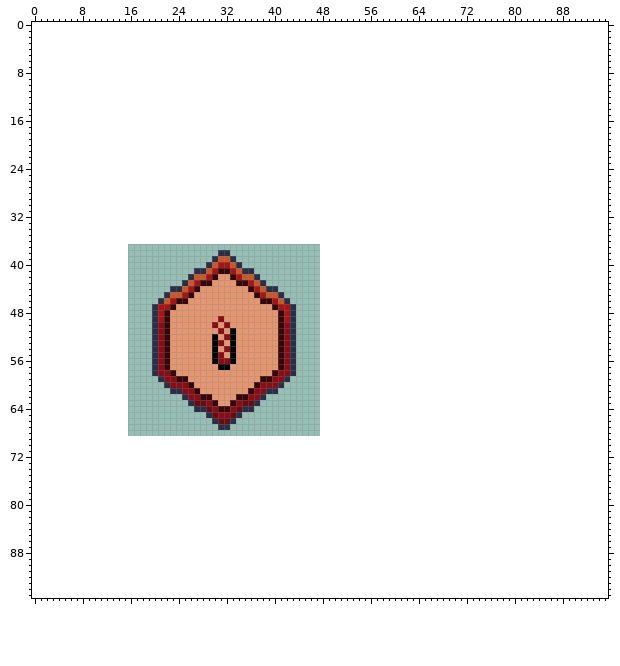
Pixel-art file: Sprites/Buffs/example_upgrade.aseprite. That is the earlier state.
32x32 pixels, 1 frame. The old version is drawn lined up with the new one, on the new canvas.
New version:
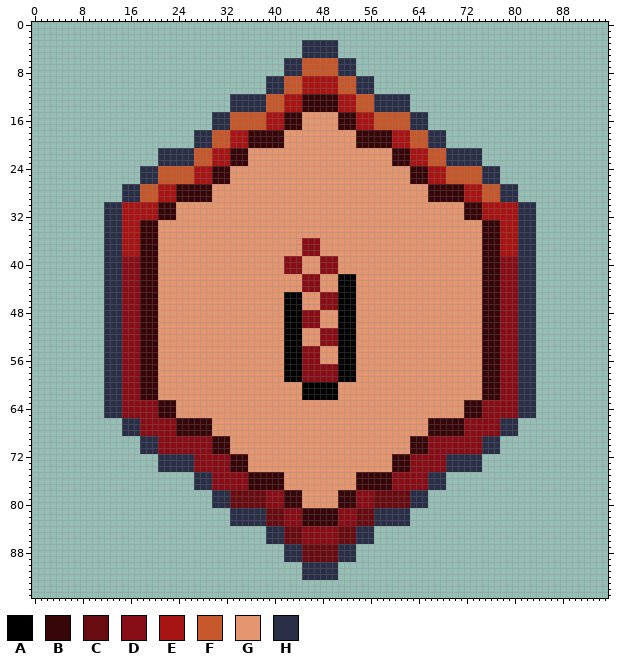
Palette (. is transparent): A #000000  B #360609  C #690c12  D #870e16  E #a61414  F #c7582c  G #e3966f  H #2b2e47
Difference:
canvas 32x32 -> 96x96, the old top-left corner now at 16,37
y 3..5: x 45..50 ...... -> HHHHHH
y 6..8: x 42..53 ............ -> HHHFFFFFFHHH
y 9..11: x 39..56 .................. -> HHHFFFEEEEEEFFFHHH
y 12..14: x 33..62 .............................. -> HHHHHHFFFEEEBBBBBBEEEFFFHHHHHH
y 15..17: x 30..65 .................................... -> HHHFFFFFFEEEBBBGGGGGGBBBEEEFFFFFFHHH
y 18..20: x 27..68 .......................................... -> HHHFFFEEEBBBBBBGGGGGGGGGGGGBBBBBBEEEFFFHHH
y 21..23: x 21..74 ...................................................... -> HHHHHHFFFEEEBBBGGGGGGGGGGGGGGGGGGGGGGGGBBBEEEFFFHHHHHH
y 24..26: x 18..77 ............................................................ -> HHHFFFFFFEEEBBBGGGGGGGGGGGGGGGGGGGGGGGGGGGGGGBBBEEEFFFFFFHHH
y 27..29: x 15..80 .................................................................. -> HHHFFFEEEBBBBBBGGGGGGGGGGGGGGGGGGGGGGGGGGGGGGGGGGGGBBBBBBEEEFFFHHH
y 30..32: x 12..83 ........................................................................ -> HHHEEEEEEBBBGGGGGGGGGGGGGGGGGGGGGGGGGGGGGGGGGGGGGGGGGGGGGGGGBBBEEEEEEHHH
y 33..35: x 12..83 ........................................................................ -> HHHEEEBBBGGGGGGGGGGGGGGGGGGGGGGGGGGGGGGGGGGGGGGGGGGGGGGGGGGGGGGBBBEEEHHH
y 36..37: x 12..83 ........................................................................ -> HHHEEEBBBGGGGGGGGGGGGGGGGGGGGGGGGDDDGGGGGGGGGGGGGGGGGGGGGGGGGGGBBBEEEHHH
y 38: x 12..83 ...................HH................................................... -> HHHEEEBBBGGGGGGGGGGGGGGGGGGGGGGGGDDDGGGGGGGGGGGGGGGGGGGGGGGGGGGBBBEEEHHH
y 39: x 12..83 ..................HFFH.................................................. -> HHHDDDBBBGGGGGGGGGGGGGGGGGGGGGDDDGGGDDDGGGGGGGGGGGGGGGGGGGGGGGGBBBDDDHHH
y 40: x 12..83 .................HFEEFH................................................. -> HHHDDDBBBGGGGGGGGGGGGGGGGGGGGGDDDGGGDDDGGGGGGGGGGGGGGGGGGGGGGGGBBBDDDHHH
y 41: x 12..83 ...............HHFEBBEFHH............................................... -> HHHDDDBBBGGGGGGGGGGGGGGGGGGGGGDDDGGGDDDGGGGGGGGGGGGGGGGGGGGGGGGBBBDDDHHH
y 42: x 12..30 ..............HFFEB -> HHHDDDBBBGGGGGGGGGG; x 33..83 BEFFH.............................................. -> GGGGGGGGGGGGDDDGGGAAAGGGGGGGGGGGGGGGGGGGGGBBBDDDHHH
y 43: x 12..29 .............HFEBB -> HHHDDDBBBGGGGGGGGG; x 34..83 BBEFH............................................. -> GGGGGGGGGGGDDDGGGAAAGGGGGGGGGGGGGGGGGGGGGBBBDDDHHH
y 44: x 12..27 ...........HHFEB -> HHHDDDBBBGGGGGGG; x 36..83 BEFHH........................................... -> GGGGGGGGGDDDGGGAAAGGGGGGGGGGGGGGGGGGGGGBBBDDDHHH
y 45: x 12..26 ..........HFFEB -> HHHDDDBBBGGGGGG; x 37..83 BEFFH.......................................... -> GGGGGAAAGGGDDDAAAGGGGGGGGGGGGGGGGGGGGGBBBDDDHHH
y 46: x 12..25 .........HFEBB -> HHHDDDBBBGGGGG; x 38..83 BBEFH......................................... -> GGGGAAAGGGDDDAAAGGGGGGGGGGGGGGGGGGGGGBBBDDDHHH
y 47: x 12..23 ........HEEB -> HHHDDDBBBGGG; x 40..83 BEEH........................................ -> GGAAAGGGDDDAAAGGGGGGGGGGGGGGGGGGGGGBBBDDDHHH
y 48: x 12..22 ........HEB -> HHHDDDBBBGG; x 41..83 BEH........................................ -> GAAADDDGGGAAAGGGGGGGGGGGGGGGGGGGGGBBBDDDHHH
y 49: x 12..22 ........HEB -> HHHDDDBBBGG; x 31 D -> G; x 41..83 BEH........................................ -> GAAADDDGGGAAAGGGGGGGGGGGGGGGGGGGGGBBBDDDHHH
y 50: x 12..22 ........HDB -> HHHDDDBBBGG; x 30 D -> G; x 32 D -> G; x 41..83 BDH........................................ -> GAAADDDGGGAAAGGGGGGGGGGGGGGGGGGGGGBBBDDDHHH
y 51: x 12..22 ........HDB -> HHHDDDBBBGG; x 31 D -> G; x 33 A -> G; x 41..83 BDH........................................ -> GAAAGGGDDDAAAGGGGGGGGGGGGGGGGGGGGGBBBDDDHHH
y 52: x 12..22 ........HDB -> HHHDDDBBBGG; x 30 A -> G; x 32..33 DA -> GG; x 41..83 BDH........................................ -> GAAAGGGDDDAAAGGGGGGGGGGGGGGGGGGGGGBBBDDDHHH
y 53: x 12..22 ........HDB -> HHHDDDBBBGG; x 30..31 AD -> GG; x 33 A -> G; x 41..83 BDH........................................ -> GAAAGGGDDDAAAGGGGGGGGGGGGGGGGGGGGGBBBDDDHHH
y 54: x 12..22 ........HDB -> HHHDDDBBBGG; x 30 A -> G; x 32..33 DA -> GG; x 41..83 BDH........................................ -> GAAADDDGGGAAAGGGGGGGGGGGGGGGGGGGGGBBBDDDHHH
y 55: x 12..22 ........HDB -> HHHDDDBBBGG; x 30..31 AD -> GG; x 33 A -> G; x 41..83 BDH........................................ -> GAAADDDGGGAAAGGGGGGGGGGGGGGGGGGGGGBBBDDDHHH
y 56: x 12..22 ........HDB -> HHHDDDBBBGG; x 30..33 ADDA -> GGGG; x 41..83 BDH........................................ -> GAAADDDGGGAAAGGGGGGGGGGGGGGGGGGGGGBBBDDDHHH
y 57: x 12..22 ........HDB -> HHHDDDBBBGG; x 31..32 AA -> GG; x 41..83 BDH........................................ -> GAAADDDDDDAAAGGGGGGGGGGGGGGGGGGGGGBBBDDDHHH
y 58: x 12..23 ........HDDB -> HHHDDDBBBGGG; x 40..83 BDDH........................................ -> GGAAADDDDDDAAAGGGGGGGGGGGGGGGGGGGGGBBBDDDHHH
y 59: x 12..25 .........HDDBB -> HHHDDDBBBGGGGG; x 38..83 BBDDH......................................... -> GGGGAAADDDDDDAAAGGGGGGGGGGGGGGGGGGGGGBBBDDDHHH
y 60: x 12..26 ..........HDDDB -> HHHDDDBBBGGGGGG; x 37..83 BDDDH.......................................... -> GGGGGGGGAAAAAAGGGGGGGGGGGGGGGGGGGGGGGGBBBDDDHHH
y 61: x 12..27 ...........HHDDB -> HHHDDDBBBGGGGGGG; x 36..83 BDDHH........................................... -> GGGGGGGGGAAAAAAGGGGGGGGGGGGGGGGGGGGGGGGBBBDDDHHH
y 62: x 12..29 .............HDDBB -> HHHDDDBBBGGGGGGGGG; x 34..83 BBDDH............................................. -> GGGGGGGGGGGAAAAAAGGGGGGGGGGGGGGGGGGGGGGGGBBBDDDHHH
y 63: x 12..30 ..............HCCDB -> HHHDDDDDDBBBGGGGGGG; x 33..83 BDCCH.............................................. -> GGGGGGGGGGGGGGGGGGGGGGGGGGGGGGGGGGGGGGGBBBDDDDDDHHH
y 64: x 12..83 ...............HHCDBBDCHH............................................... -> HHHDDDDDDBBBGGGGGGGGGGGGGGGGGGGGGGGGGGGGGGGGGGGGGGGGGGGGGGGGBBBDDDDDDHHH
y 65: x 12..83 .................HCDDCH................................................. -> HHHDDDDDDBBBGGGGGGGGGGGGGGGGGGGGGGGGGGGGGGGGGGGGGGGGGGGGGGGGBBBDDDDDDHHH
y 66: x 15..80 ...............HCCH............................................... -> HHHDDDDDDBBBBBBGGGGGGGGGGGGGGGGGGGGGGGGGGGGGGGGGGGGBBBBBBDDDDDDHHH
y 67: x 15..80 ................HH................................................ -> HHHDDDDDDBBBBBBGGGGGGGGGGGGGGGGGGGGGGGGGGGGGGGGGGGGBBBBBBDDDDDDHHH
y 68: x 15..80 .................................................................. -> HHHDDDDDDBBBBBBGGGGGGGGGGGGGGGGGGGGGGGGGGGGGGGGGGGGBBBBBBDDDDDDHHH
y 69..71: x 18..77 ............................................................ -> HHHDDDDDDDDDBBBGGGGGGGGGGGGGGGGGGGGGGGGGGGGGGBBBDDDDDDDDDHHH
y 72..74: x 21..74 ...................................................... -> HHHHHHDDDDDDBBBGGGGGGGGGGGGGGGGGGGGGGGGBBBDDDDDDHHHHHH
y 75..77: x 27..68 .......................................... -> HHHDDDDDDBBBBBBGGGGGGGGGGGGBBBBBBDDDDDDHHH
y 78..80: x 30..65 .................................... -> HHHCCCCCCDDDBBBGGGGGGBBBDDDCCCCCCHHH
y 81..83: x 33..62 .............................. -> HHHHHHCCCDDDBBBBBBDDDCCCHHHHHH
y 84..86: x 39..56 .................. -> HHHCCCDDDDDDCCCHHH
y 87..89: x 42..53 ............ -> HHHCCCCCCHHH
y 90..92: x 45..50 ...... -> HHHHHH
Where, in picture pixels (left, top, right, bottom), the same in both pictures:
changed: (104, 40, 536, 580)
